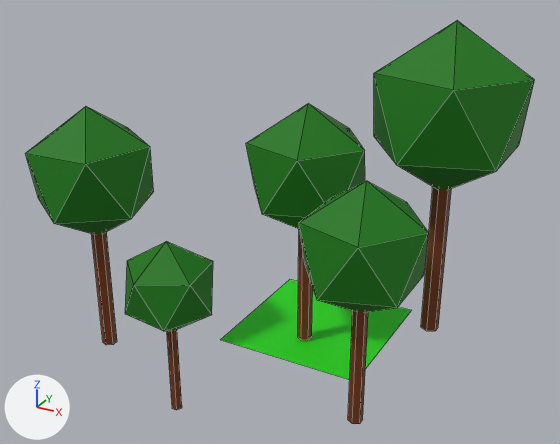
The OBJ model assets/meshes/tree.obj: old version first, new version second.
Before and after are seen from a 50 mm camera at (4.09, -8.57, 5.74) aimed at (-0.2, -0.79, 1.84). Lighting does not change. The marker at lower left points along +X, +Y and +Z. Mesh edges are drawn as thin lines. Where no turn or scale is listed for an object, it has been applied to the vertices.
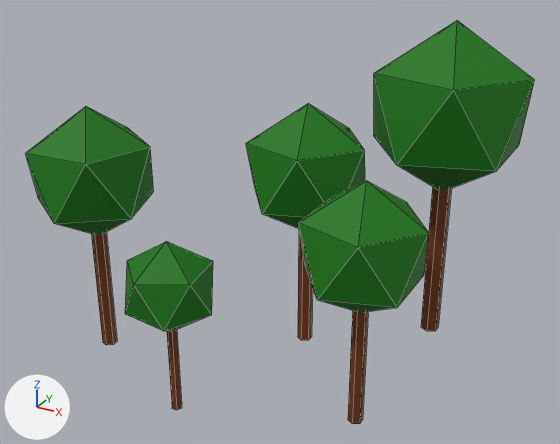
Location of each change, [x1, y1, x2, y2] in pixels of the pictures (560 x 444 px):
'floor_Plane', deleted (green): before [221, 279, 412, 380]

Patch to the scene script:
```diff
--- a/assets/meshes/tree.obj.py
+++ b/assets/meshes/tree.obj.py
@@ ob_floor_plane @@
-ob_floor_plane = bpy.data.objects.new('floor_Plane', me_floor_plane)
-ob_floor_plane.location = (0.0, 0.0, 0.0)
```
